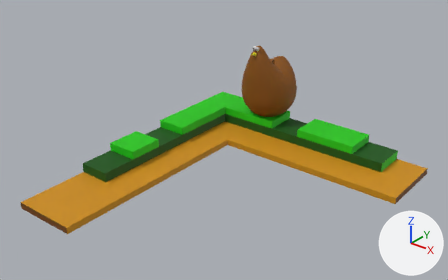
An edit to the OBJ model data/background_scene.obj, drawn before and after from the same camera.
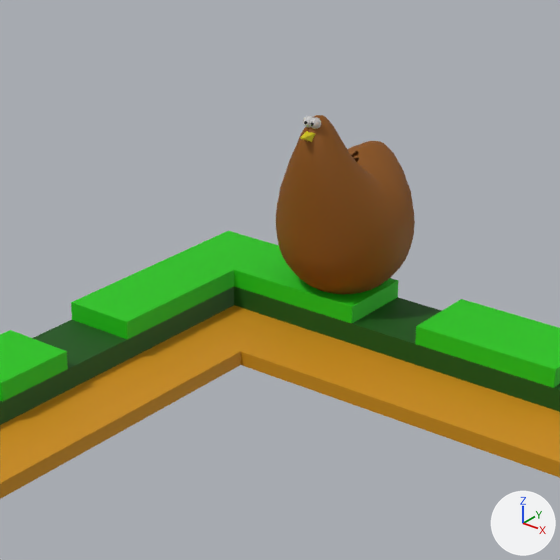
Each version is shown whole from a camera (50 mm lens) standing at (11.65, -15.13, 11.38) and looking at (-0.42, -0.04, 2.02), then close up on the part from 29% to 79% of the width and 0% to 79% of the height. Every picture has the same lights, and +X, +Y and +Z are marked at lower right. Where no turn or scale is listed for an object, it has been applied to the vertices.

Names of what the first close-up shows: 'Cube.001_Cube.003', 'Cube.002_Cube.001', 'SurfSphere', 'SurfSphere.001', 'SurfSphere.002'.
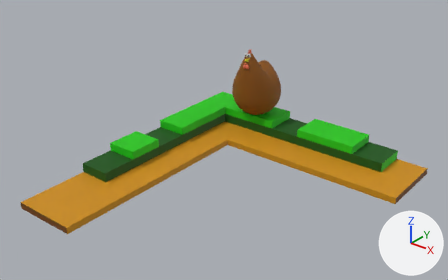
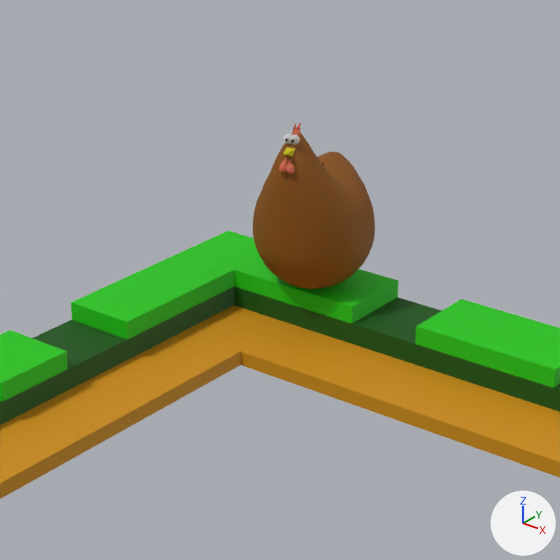
Commit message: Apply chicken customisation in background_scene

Boxes [x1, y1, x2, y2] around the edits, measured in the close-ups (560 x 560 px):
'SurfSphere', deleted (brown)
    before: [276, 115, 415, 294]
'SurfSphere_SurfSphere.005', added (brown)
    after: [253, 134, 375, 289]
'Cube.001_Cube.003', deleted
    before: [300, 131, 315, 142]
'SurfSphere.002', deleted
    before: [310, 117, 321, 129]
'Sphere', added
    after: [286, 159, 295, 174]
'Sphere.001', added
    after: [279, 157, 288, 173]
'Sphere.002', added
    after: [291, 123, 301, 136]
'Cube.003_Cube.004', added
    after: [283, 147, 295, 157]
'SurfSphere.002_SurfSphere.007', added
    after: [290, 135, 300, 145]
'SurfSphere.001', deleted
    before: [303, 116, 313, 128]
'SurfSphere.001_SurfSphere.006', added
    after: [283, 134, 292, 144]

What changed in the scene script:
```text
Remove ob_cube_001_cube_003:
    ob_cube_001_cube_003 = bpy.data.objects.new('Cube.001_Cube.003', me_cube_001_cube_003)
Remove ob_surfsphere:
    ob_surfsphere = bpy.data.objects.new('SurfSphere', me_surfsphere)
Remove ob_surfsphere_001:
    ob_surfsphere_001 = bpy.data.objects.new('SurfSphere.001', me_surfsphere_001)
Remove ob_surfsphere_002:
    ob_surfsphere_002 = bpy.data.objects.new('SurfSphere.002', me_surfsphere_002)
Remove ob_surfsphere_003:
    ob_surfsphere_003 = bpy.data.objects.new('SurfSphere.003', me_surfsphere_003)
Remove ob_surfsphere_004:
    ob_surfsphere_004 = bpy.data.objects.new('SurfSphere.004', me_surfsphere_004)
Add ob_surfsphere_surfsphere_005:
    ob_surfsphere_surfsphere_005 = bpy.data.objects.new('SurfSphere_SurfSphere.005', me_surfsphere_surfsphere_005)  # 586 vertices, 555 faces; spans x -3.3..-1.29, y 3.4..5.61, z 1.02..3.87; in mat_corps (brown #8c5100)
    ob_surfsphere_surfsphere_005.location = (0.0, 0.0, 0.0)
Add ob_surfsphere_004_surfsphere_009:
    ob_surfsphere_004_surfsphere_009 = bpy.data.objects.new('SurfSphere.004_SurfSphere.009', me_surfsphere_004_surfsphere_009)  # 578 vertices, 544 faces; spans x -2.1875..-2.1364, y 3.4745..3.5255, z 3.7735..3.8244; in mat_yeux_noirs (black #000000)
    ob_surfsphere_004_surfsphere_009.location = (0.0, 0.0, 0.0)
Add ob_surfsphere_003_surfsphere_008:
    ob_surfsphere_003_surfsphere_008 = bpy.data.objects.new('SurfSphere.003_SurfSphere.008', me_surfsphere_003_surfsphere_008)  # 578 vertices, 544 faces; spans x -2.0839..-2.0328, y 3.4953..3.5463, z 3.774..3.8249; in mat_yeux_noirs (black #000000)
    ob_surfsphere_003_surfsphere_008.location = (0.0, 0.0, 0.0)
Add ob_surfsphere_002_surfsphere_007:
    ob_surfsphere_002_surfsphere_007 = bpy.data.objects.new('SurfSphere.002_SurfSphere.007', me_surfsphere_002_surfsphere_007)  # 578 vertices, 544 faces; spans x -2.152..-1.992, y 3.51..3.669, z 3.716..3.875; in mat_yeux_blancs (white #e7e7e7)
    ob_surfsphere_002_surfsphere_007.location = (0.0, 0.0, 0.0)
Add ob_surfsphere_001_surfsphere_006:
    ob_surfsphere_001_surfsphere_006 = bpy.data.objects.new('SurfSphere.001_SurfSphere.006', me_surfsphere_001_surfsphere_006)  # 578 vertices, 544 faces; spans x -2.256..-2.097, y 3.487..3.646, z 3.716..3.875; in mat_yeux_blancs (white #e7e7e7)
    ob_surfsphere_001_surfsphere_006.location = (0.0, 0.0, 0.0)
Add ob_sphere_002:
    ob_sphere_002 = bpy.data.objects.new('Sphere.002', me_sphere_002)  # 530 vertices, 917 faces; spans x -2.24..-2.103, y 3.653..3.909, z 3.753..3.983; in mat_material_002 (orange #d1674a)
    ob_sphere_002.location = (0.0, 0.0, 0.0)
Add ob_sphere_001:
    ob_sphere_001 = bpy.data.objects.new('Sphere.001', me_sphere_001)  # 243 vertices, 482 faces; spans x -2.214..-2.078, y 3.329..3.479, z 3.296..3.532; in mat_material_002 (orange #d1674a)
    ob_sphere_001.location = (0.0, 0.0, 0.0)
Add ob_sphere:
    ob_sphere = bpy.data.objects.new('Sphere', me_sphere)  # 243 vertices, 482 faces; spans x -2.102..-1.965, y 3.371..3.503, z 3.295..3.518; in mat_material_002 (orange #d1674a)
    ob_sphere.location = (0.0, 0.0, 0.0)
Add ob_cube_003_cube_004:
    ob_cube_003_cube_004 = bpy.data.objects.new('Cube.003_Cube.004', me_cube_003_cube_004)  # 12 vertices, 10 faces; spans x -2.186..-2.042, y 3.343..3.574, z 3.527..3.676; in mat_bec (yellow #d1c300)
    ob_cube_003_cube_004.location = (0.0, 0.0, 0.0)
```
